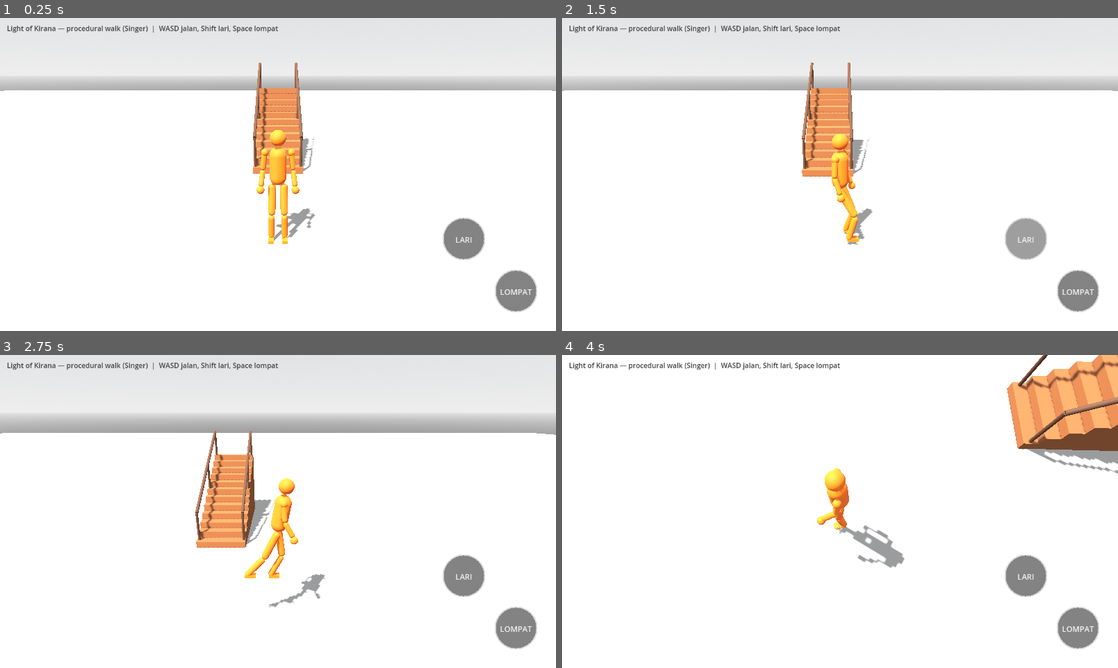
Above: before the commit, frames 1-4 (two rows, left to right).
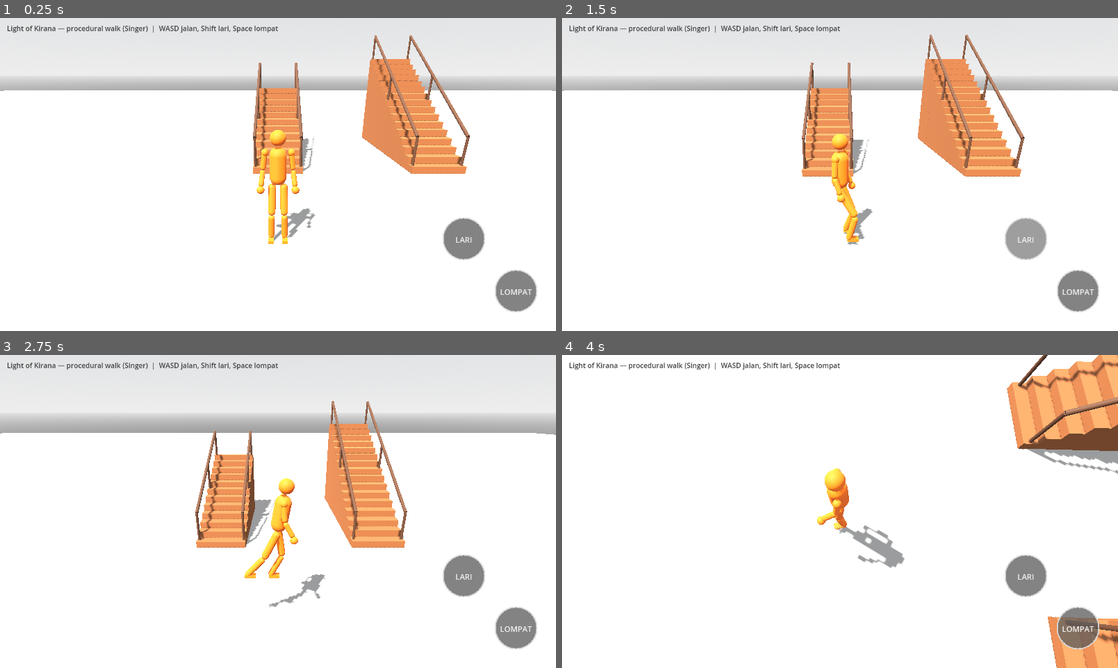
Above: after the commit, the same moments.

Repository: bagus123triga/light-of-kirana
Game: Godot game, scene res://scenes/main.tscn
The game is run twice, just before and just after one commit, with the same random seed, the same clock (stepped at 60 frames per second) and the same inputs.
Inputs (mouse positions are in pixels of both pictures, inside the frame that each line leads up to):
- Up to frame 1 (0.25 s): no input
- Up to frame 2 (1.5 s): tap Enter at 0.5 s; drag from (617, 271) to (895, 105) at 0.52 s; drag from (1023, 240) to (812, 237) at 1.27 s
- Up to frame 3 (2.75 s): move the mouse to (517, 627) at 2.02 s; hold D from 2.03 s (still down); hold Shift from 2.03 s (still down); click (517, 627) at 2.17 s
- Up to frame 4 (4 s): release D at 2.75 s; release Shift at 2.75 s; drag from (812, 574) to (673, 464) at 2.77 s; move the mouse to (1006, 558) at 3.52 s; hold A from 3.53 s (still down); hold Shift from 3.53 s (still down); tap Space at 3.77 s

The runs differ from the first frame. In frame 1, 4.7% of the frame differs, in the area x 65-85%, y 5-50%; in frame 2, 4.8%, in the area x 64-84%, y 5-51%; in frame 3, 4.2%; in frame 4, 1.8%.

Commit message:
Add taller staircase test prop

Diff:
--- a/scripts/main.gd
+++ b/scripts/main.gd
@@ -92,6 +92,17 @@
 	staircase.rotation.y = 0.0
 	staircase.position = Vector3(0.0, 0.0, -3.2)
 	add_child(staircase)
+
+	# A second, taller residential staircase for testing longer climbs.
+	var tall_staircase := staircase_scene.instantiate() as Node3D
+	tall_staircase.name = "HouseStaircase_Tall_Test"
+	tall_staircase.step_count = 16
+	tall_staircase.riser_height = 0.20
+	tall_staircase.tread_depth = 0.30
+	tall_staircase.stair_width = 1.5
+	tall_staircase.rotation.y = 0.0
+	tall_staircase.position = Vector3(4.5, 0.0, -3.2)
+	add_child(tall_staircase)
 
 
 func _build_humanoid() -> void:
